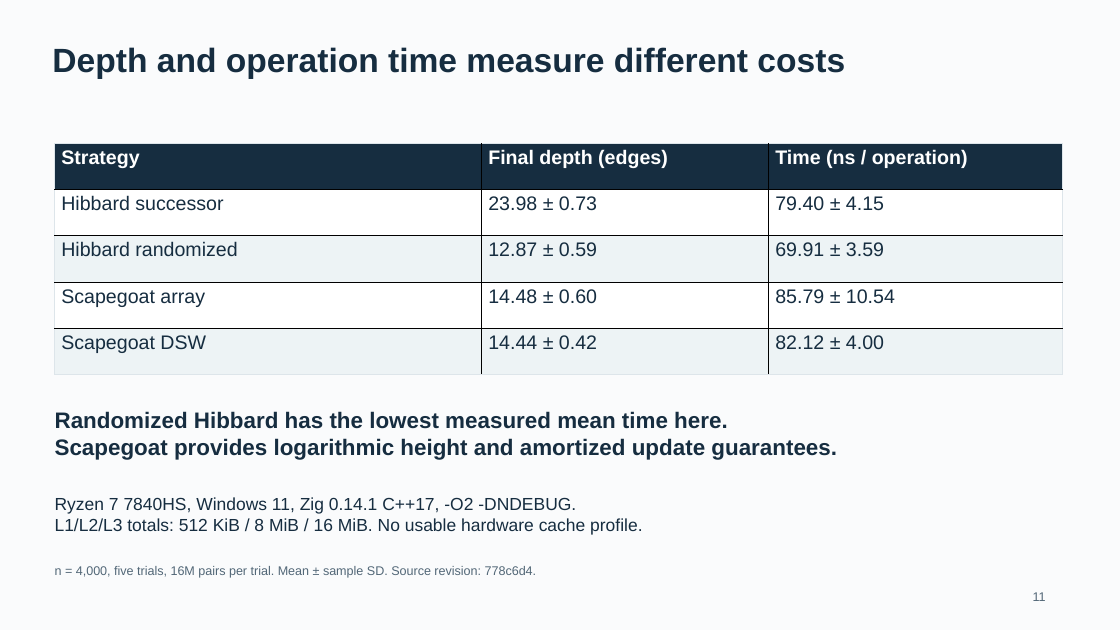
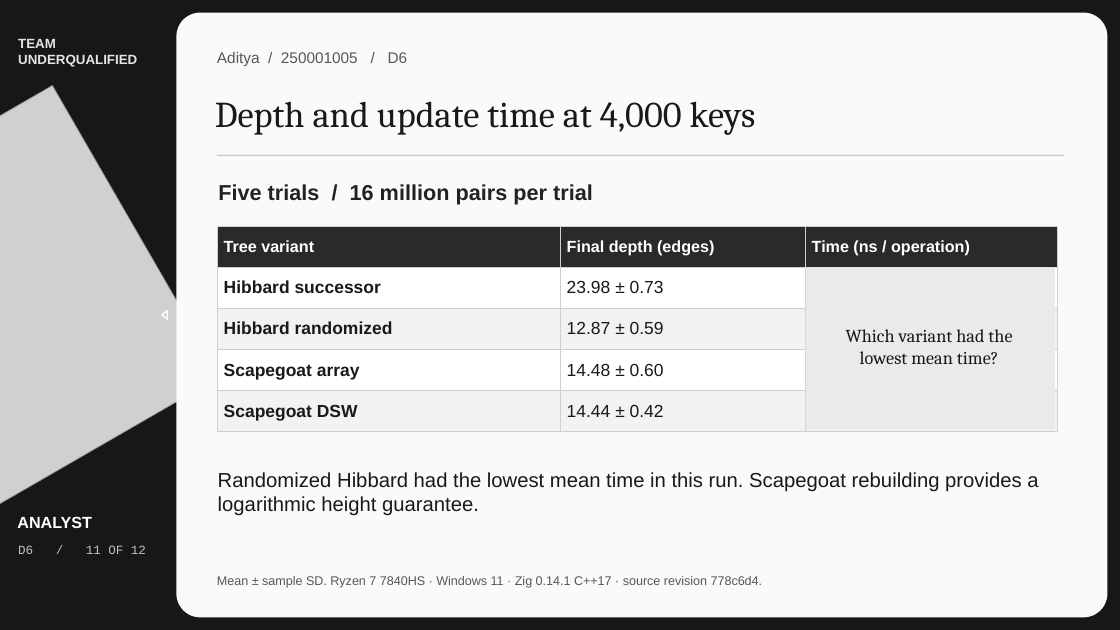
Before and after one commit to MayankMoyal/DSA-Project, a slide deck: slide 11 of docs/slides/slides.pptx. Drawn at 1120x630 pixels with LibreOffice and Linux fonts; fonts in the diff are those of the drawing; grey boxes stand for pictures. Boxes give left, top, right and bottom in pixels: in the first picture for what was removed or moved away, otherwise in the second. Text is boxed around its words. In the diff, an @@ line names an element or a change of style, - is before the commit and + after.

```diff
--- a/docs/slides/slides.pptx
+++ b/docs/slides/slides.pptx
@@ background #FAFBFC to #171717 @@
@@ rounded rectangle added at [176, 13, 1107, 617], fill #FAFAFA @@
@@ text added at [18, 39, 137, 67], 14.2 pt, text #E4E4E4, bold @@
+TEAM
+UNDERQUALIFIED
@@ text at [217, 52, 408, 66]: text changed; size 36 to 16.5 pt; text colour #162D40 to #575757; bold off @@
-Depth and operation time measure different costs
+Aditya / 250001005 / D6
@@ text "Aditya / 250001005 / D6" at [217, 52, 408, 66]: vertical alignment top to middle @@
@@ picture added at [0, 86, 220, 545] @@
@@ text added at [215, 101, 756, 135], 39 pt, text #191919 @@
+Depth and update time at 4,000 keys
@@ rectangle added at [217, 155, 1064, 156], fill #CBCBCB @@
@@ text added at [218, 184, 593, 205], 23.2 pt, text #222222, bold @@
+Five trials / 16 million pairs per trial
@@ table at [217, 226, 1057, 431] @@
-row 1, column 1: Strategy
+row 1, column 1: Tree variant
@@ fill #162D40 to #2A2A2A in row 1 @@
@@ fill #EDF3F5 to #F2F2F2 in 6 cells @@
@@ size 21 to 17.2 pt in "Final depth (edges)", "Time (ns / operation)" @@
@@ size 21 to 18.8 pt, text colour #162D40 to #191919 in "Hibbard successor", "23.98 ± 0.73", "79.40 ± 4.15", "Hibbard randomized" and 8 more places @@
@@ bold on in "Hibbard successor", "Hibbard randomized", "Scapegoat array", "Scapegoat DSW" @@
@@ borders changed @@
@@ table: place and size @@
-table at [54, 144, 1062, 375]
+table at [217, 226, 1057, 431]
@@ rectangle added at [806, 267, 1055, 429], fill #EAEAEA @@
@@ freeform shape added at [162, 310, 167, 318], outline #FFFFFF 1.5 pt @@
@@ text added at [846, 329, 1012, 364], 19.5 pt, text #191919 @@
+Which variant had the lowest mean time?
@@ text at [218, 472, 1038, 516]: text changed; size 24 to 21.8 pt; text colour #162D40 to #191919; bold off @@
-Randomized Hibbard has the lowest measured mean time here.
-Scapegoat provides logarithmic height and amortized update guarantees.
+Randomized Hibbard had the lowest mean time in this run. Scapegoat rebuilding provides a logarithmic height guarantee.
@@ text removed at [55, 497, 642, 535] @@
-Ryzen 7 7840HS, Windows 11, Zig 0.14.1 C++17, -O2 -DNDEBUG.
-L1/L2/L3 totals: 512 KiB / 8 MiB / 16 MiB. No usable hardware cache profile.
@@ text added at [17, 516, 92, 528], 17.2 pt, text #FFFFFF, bold @@
+ANALYST
@@ text added at [18, 545, 146, 554], 13.5 pt, text #C0C0C0 @@
+D6 / 11 OF 12
@@ text "Mean ± sample SD. Ryzen ..." at [217, 576, 763, 588]: vertical alignment top to middle @@
@@ text at [217, 576, 763, 588]: text changed; text colour #526777 to #575757 @@
-n = 4,000, five trials, 16M pairs per trial. Mean ± sample SD. Source revision: 778c6d4.
+Mean ± sample SD. Ryzen 7 7840HS · Windows 11 · Zig 0.14.1 C++17 · source revision 778c6d4.
@@ text removed at [1033, 592, 1046, 601] @@
-11
```
Also in this commit, not shown: 7 other slides changed, 4 slides added, 4 slides removed, 1 other file.
